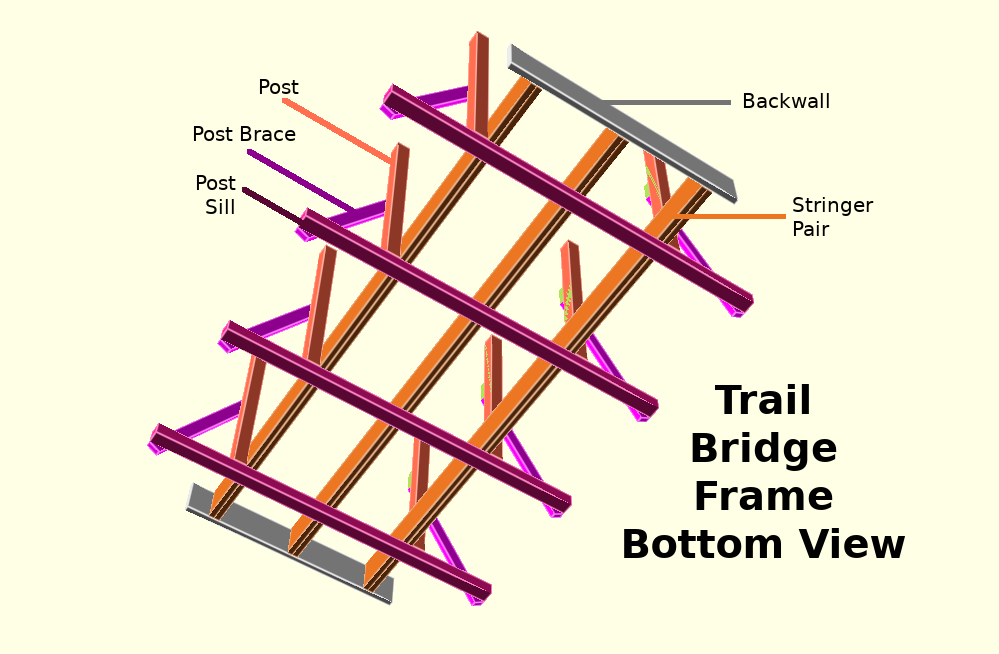
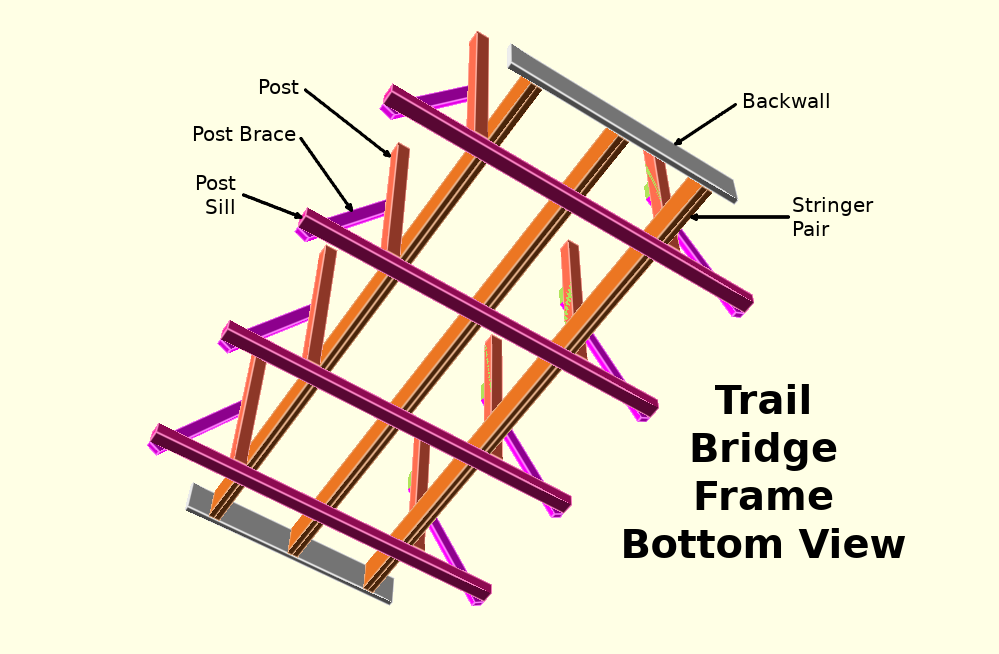
Revision of a layered 999x654 image; what changed, layer by layer:
removed layer "Pointers" over bbox(242, 98, 786, 226)
added layer "Arrow" above "Arrow #1" over bbox(304, 88, 391, 158)
added layer "Arrow #1" above "Arrow #2" over bbox(299, 137, 353, 212)
added layer "Arrow #2" above "Arrow #3" over bbox(242, 193, 303, 219)
added layer "Arrow #3" above "Arrow #4" over bbox(690, 213, 790, 221)
added layer "Arrow #4" above "Bridge-Frame-Bottom.png" over bbox(674, 103, 737, 146)
